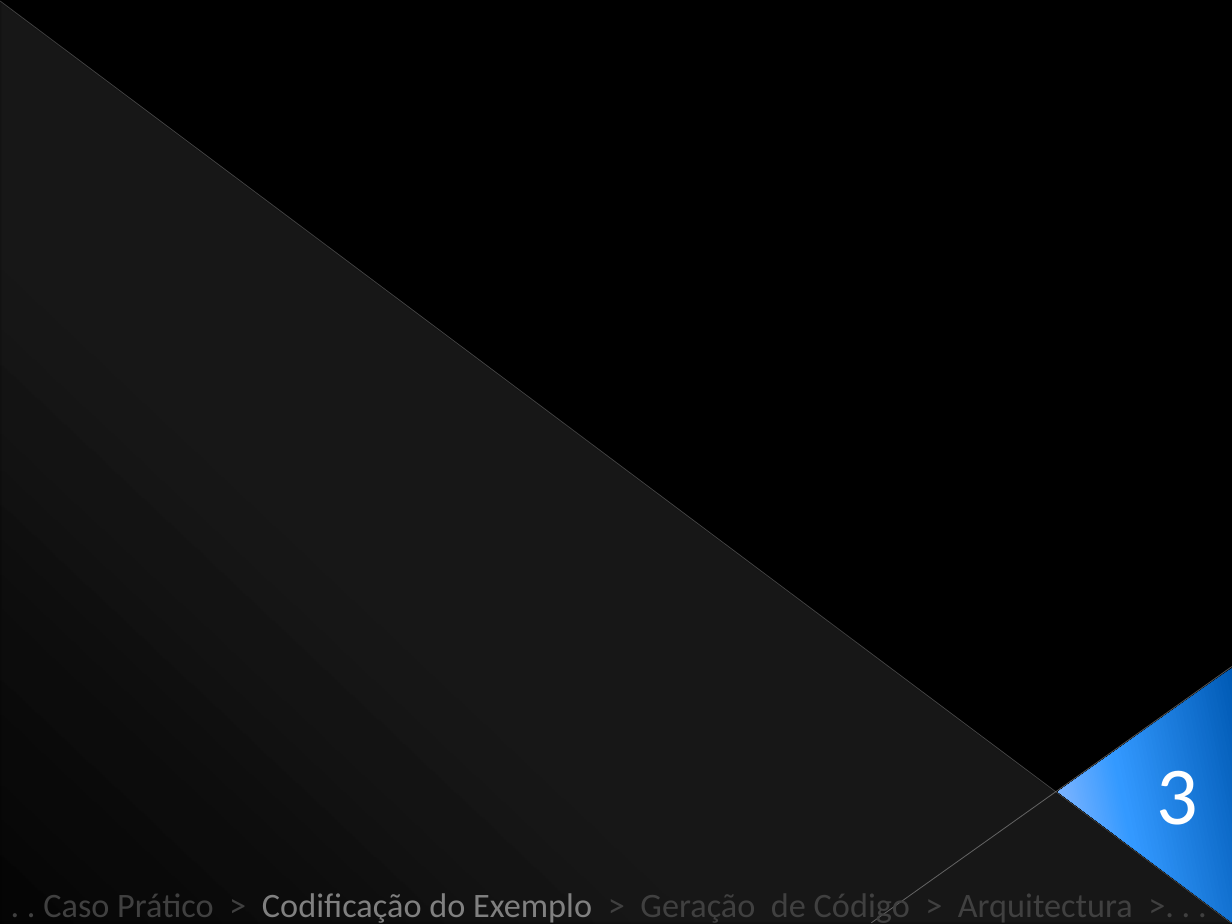
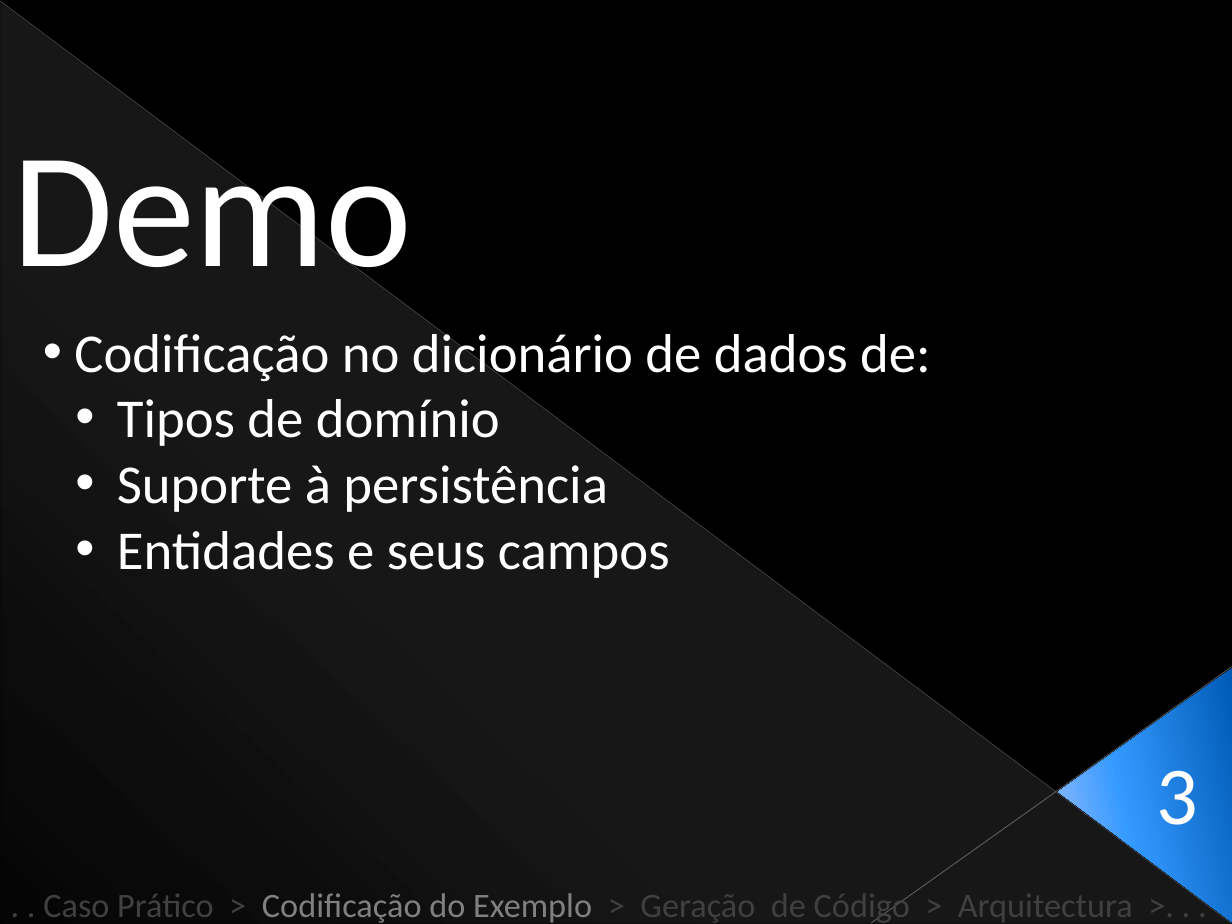
Before and after one commit to Netivski/projectoseminario, a slide deck: slide 19 of Apresentação Final/Presentation Sketch.pptx. Drawn at 1232x924 pixels with LibreOffice and Linux fonts; fonts in the diff are those of the drawing. Boxes give left, top, right and bottom in pixels: in the first picture for what was removed or moved away, otherwise in the second. Text is boxed around its words. In the diff, an @@ line names an element or a change of style, - is before the commit and + after.

```diff
--- a/Apresentação Final/Presentation Sketch.pptx
+++ b/Apresentação Final/Presentation Sketch.pptx
@@ text added at [12, 132, 412, 303], 96 pt, text #FFFFFF @@
+Demo
@@ text added at [74, 326, 931, 578], 32 pt, text #FFFFFF @@
+• Codificação no dicionário de dados de:
+  • Tipos de domínio
+  • Suporte à persistência
+  • Entidades e seus campos
```
Also in this commit, not shown: 3 other slides changed, 6 slides added.
